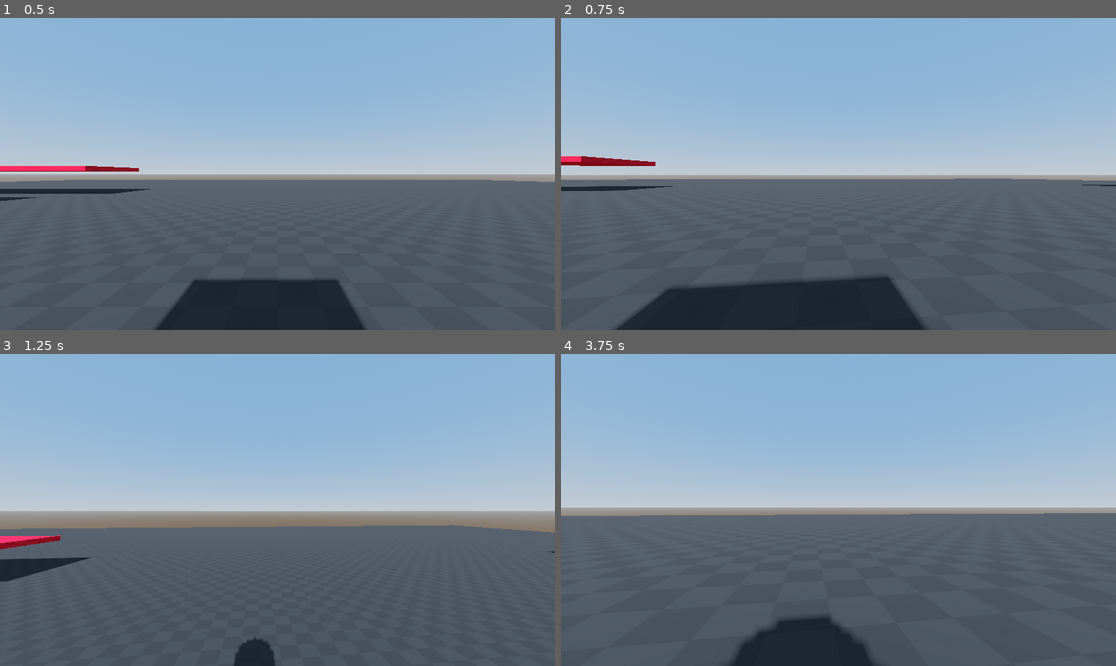
Above: before the commit, frames 1-4 (two rows, left to right).
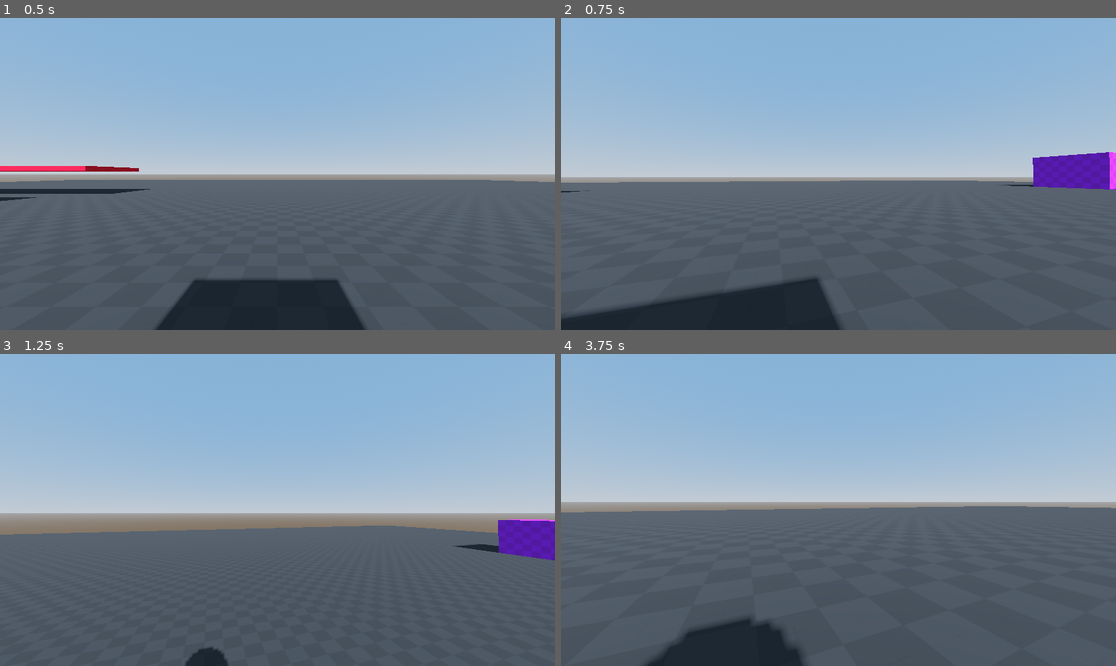
Above: after the commit, the same moments.

Repository: Lilhappy19/Karlson_remaster
Game: Godot game, scene res://scenes/main.tscn
Two runs of this game, one before a commit and one after it. Both use one fixed random seed, a clock stepped at 60 frames per second and the inputs below.
Inputs (mouse positions are in pixels of both pictures, inside the frame that each line leads up to):
- Up to frame 1 (0.5 s): no input
- Up to frame 2 (0.75 s): tap Enter at 0.5 s; move the mouse to (866, 174) at 0.52 s; hold W (Move_Forward) from 0.53 s (still down); hold Ctrl (Move_Crouch_Slide) from 0.53 s (still down)
- Up to frame 3 (1.25 s): keep holding W (Move_Forward); keep holding Ctrl (Move_Crouch_Slide); tap Space (Move_Jump) at 0.77 s
- Up to frame 4 (3.75 s): keep holding W (Move_Forward); move the mouse to (810, 510) at 1.27 s; release Ctrl (Move_Crouch_Slide) at 1.28 s; tap Shift (Move_Sprint) at 1.35, 2.85 s; tap Space (Move_Jump) at 1.52, 3.02 s; move the mouse to (849, 503) at 2.02 s; hold Ctrl (Move_Crouch_Slide) 2.03-2.78 s; move the mouse to (832, 516) at 2.77 s; move the mouse to (877, 513) at 3.52 s; hold Ctrl (Move_Crouch_Slide) from 3.53 s (still down)

Frame 1 is identical in both runs. In frame 2, 7.0% of the frame differs, in the area x 0-100%, y 42-100%; in frame 3, 4.6%; in frame 4, 7.6%, in the area x 0-100%, y 47-100%.

Commit message:
fix: camera

Diff:
--- a/scenes/player.tscn
+++ b/scenes/player.tscn
@@ -25,6 +25,7 @@
 lock_rotation = true
 linear_damp = 1.0
 script = ExtResource("1_3vyb7")
+camera_sensitivity = 0.5
 
 [node name="StandardShape" type="MeshInstance3D" parent="." unique_id=1943163866]
 mesh = SubResource("CapsuleMesh_sugp2")
--- a/scripts/Player.gd
+++ b/scripts/Player.gd
@@ -27,7 +27,7 @@
 	Input.set_mouse_mode(Input.MOUSE_MODE_CAPTURED)
 
 func _physics_process(_delta: float) -> void:
-	_camera(_delta)
+	_camera()
 	if mouse_lock:
 		_movement()
 		_change_shape()
@@ -64,14 +64,14 @@
 		linear_velocity.z = dir.z * speed
 		linear_velocity.x = dir.x * speed
 
-func _camera(_delta : float):
+func _camera():
 	_mouse_lock()
 	if mouse_lock :
-		_rotate_camera(_delta)
+		_rotate_camera()
 
-func _rotate_camera(delta : float, sans_mod : float = 1.0) -> void:
-	rotation.y -= look_dir.x * camera_sensitivity * delta
-	camera.rotation.x = clamp(camera.rotation.x - look_dir.y * camera_sensitivity * sans_mod * delta,-1.4,1.4)
+func _rotate_camera(sans_mod : float = 0.1) -> void:
+	rotation.y -= look_dir.x * camera_sensitivity * sans_mod
+	camera.rotation.x = clamp(camera.rotation.x - look_dir.y * camera_sensitivity * sans_mod,-1.4,1.4)
 	look_dir = Vector2.ZERO
 
 	rotation.y = wrapf(rotation.y, -PI, PI)
